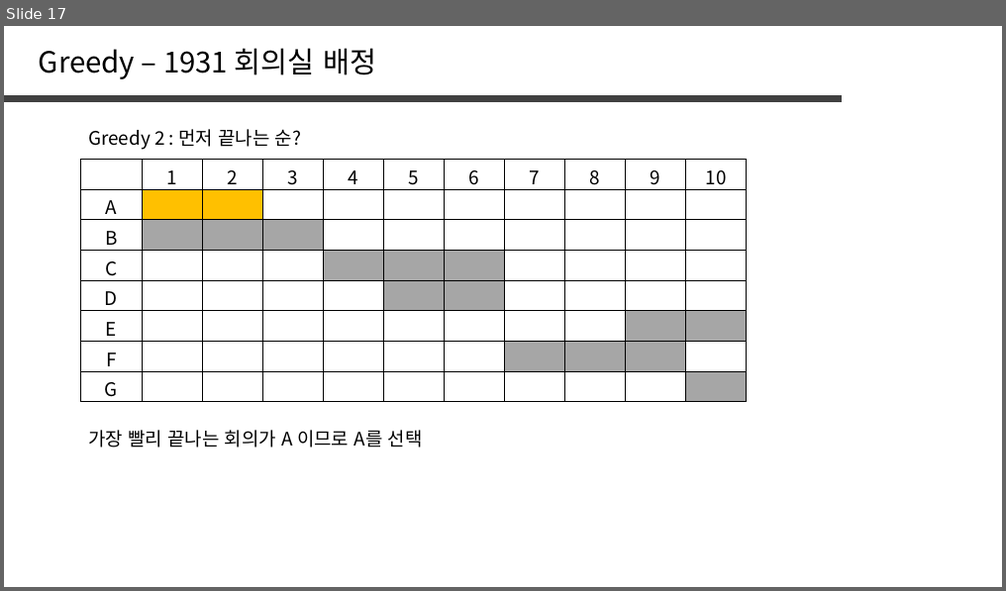
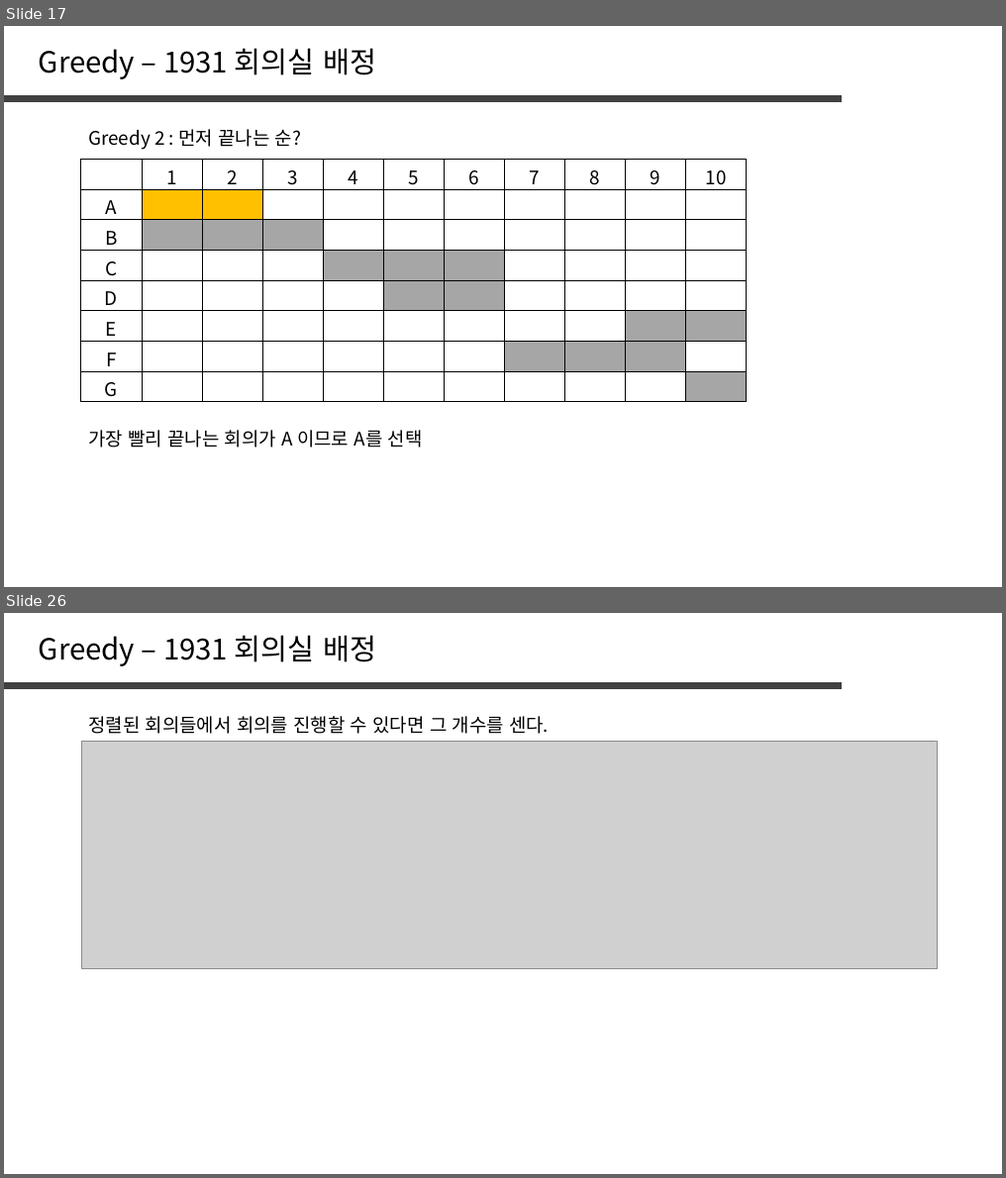
Before and after one commit to jaehoo1/PS-study, a slide deck: study/6_Greedy.pptx. Shown one above the other, each under a label of ours: slide 17 before the commit, slides 17 and 26 after it; the slides between them are not shown. The pictures are 1006x591 and 1006x1178 pixels, drawn with LibreOffice and Linux fonts; fonts in the diff are those of the drawing; grey boxes stand for pictures. Boxes give left, top, right and bottom in pixels: in the first picture for what was removed or moved away, otherwise in the second. Text is boxed around its words. In the diff, an @@ line names an element or a change of style, - is before the commit and + after.

```diff
--- a/study/6_Greedy.pptx
+++ b/study/6_Greedy.pptx
@@ slide 26 added at (x1=4, y1=613, x2=1002, y2=1174), background #FFFFFF @@
@@ text added at (x1=39, y1=635, x2=376, y2=666), 28 pt, text #000000 @@
+Greedy – 1931 회의실 배정
@@ line added from (4, 685) to (843, 685), #404040 6 pt @@
@@ text added at (x1=88, y1=716, x2=548, y2=734), 18 pt, text #000000 @@
+정렬된 회의들에서 회의를 진행할 수 있다면 그 개수를 센다.
@@ picture added at (x1=81, y1=741, x2=937, y2=968) @@
```
Also in this commit, not shown: 5 slides changed, 5 other slides added.
